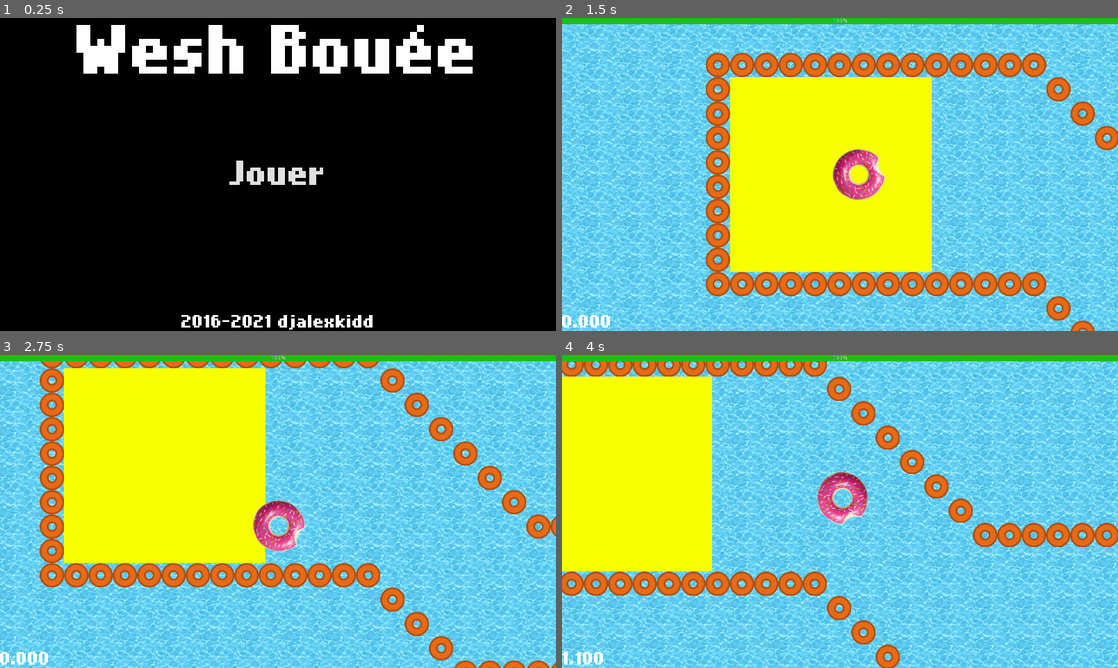
Above: before the commit, frames 1-4 (two rows, left to right).
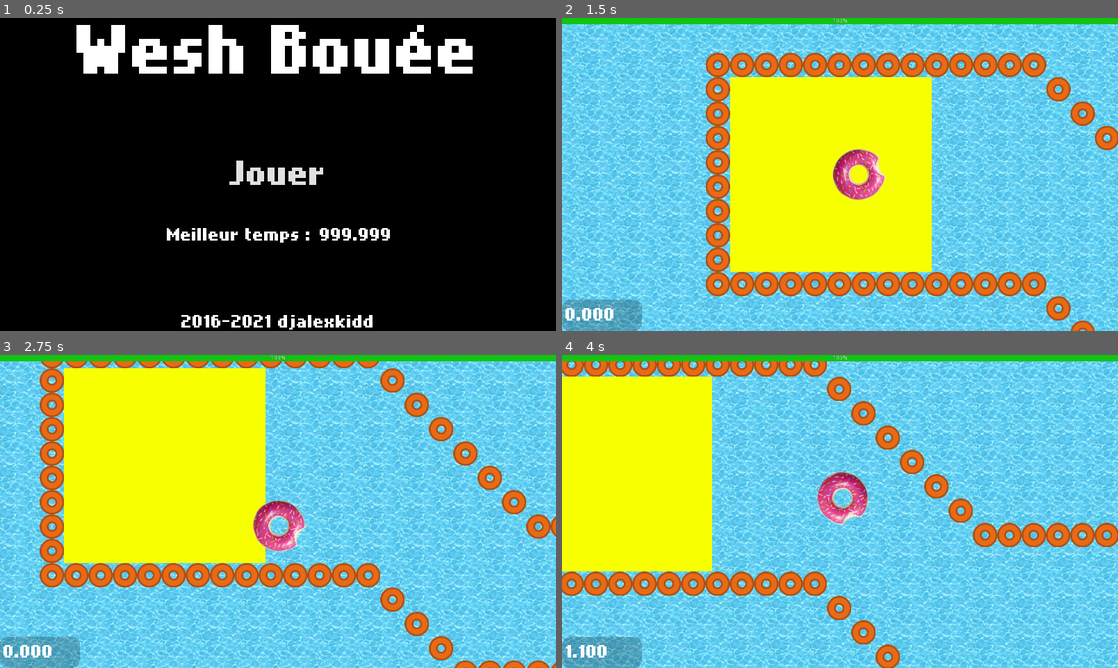
Above: after the commit, the same moments.

Repository: djalexkidd/wesh-bouee
Game: Godot game, scene res://scenes/TitleScreen.tscn
The game is run twice, just before and just after one commit, with the same random seed, the same clock (stepped at 60 frames per second) and the same inputs.
Inputs:
- Up to frame 1 (0.25 s): no input
- Up to frame 2 (1.5 s): click "Jouer" at 0.5 s; hold Right (right) from 1.28 s (still down); hold F (run) from 1.28 s (still down)
- Up to frame 3 (2.75 s): release Right (right) at 2.03 s; release F (run) at 2.03 s; hold Down (down) from 2.03 s (still down); tap F (run) at 2.1 s
- Up to frame 4 (4 s): release Down (down) at 2.78 s; hold Right (right) 2.78-3.53 s; hold F (run) 2.78-3.53 s; hold Up (up) from 3.53 s (still down); tap F (run) at 3.6 s

The runs differ from the first frame. In frame 1, 0.8% of the frame differs, in the area x 30-71%, y 67-72%; in frame 2, 1.4%; in frame 3, 1.4%; in frame 4, 1.4%, in the area x 0-15%, y 90-100%.

Commit message:
Ajout d'un système de sauvegarde pour les high-scores

Diff:
--- a/project.godot
+++ b/project.godot
@@ -13,6 +13,10 @@
 config/name="Wesh Bouée"
 run/main_scene="res://scenes/TitleScreen.tscn"
 config/icon="res://assets/player/bouee.png"
+
+[autoload]
+
+Global="*res://scripts/Global.gd"
 
 [display]
 
--- a/scenes/Game.tscn
+++ b/scenes/Game.tscn
@@ -1,10 +1,11 @@
-[gd_scene load_steps=12 format=2]
+[gd_scene load_steps=14 format=2]
 
 [ext_resource path="res://assets/backgrounds/pool.jpg" type="Texture" id=1]
 [ext_resource path="res://scenes/Player.tscn" type="PackedScene" id=2]
 [ext_resource path="res://assets/tiles/tires_red.png" type="Texture" id=3]
 [ext_resource path="res://scripts/HUD.gd" type="Script" id=4]
 [ext_resource path="res://assets/fonts/nokiafc22.ttf" type="DynamicFontData" id=5]
+[ext_resource path="res://scripts/Game.gd" type="Script" id=6]
 
 [sub_resource type="ConvexPolygonShape2D" id=1]
 points = PoolVector2Array( 56, 56, 0, 56, 0, 0, 56, 0 )
@@ -41,11 +42,19 @@
 [sub_resource type="StyleBoxFlat" id=5]
 bg_color = Color( 1, 0, 0, 1 )
 
-[sub_resource type="DynamicFont" id=6]
+[sub_resource type="StyleBoxFlat" id=6]
+bg_color = Color( 0, 0, 0, 0.219608 )
+corner_radius_top_left = 20
+corner_radius_top_right = 20
+corner_radius_bottom_right = 20
+corner_radius_bottom_left = 20
+
+[sub_resource type="DynamicFont" id=7]
 size = 32
 font_data = ExtResource( 5 )
 
 [node name="Game" type="Node2D"]
+script = ExtResource( 6 )
 
 [node name="ParallaxBackground" type="ParallaxBackground" parent="."]
 
@@ -124,12 +133,24 @@
 "_edit_use_anchors_": false
 }
 
+[node name="Panel" type="Panel" parent="HUD"]
+anchor_top = 1.0
+anchor_bottom = 1.0
+margin_top = -72.0
+margin_right = 184.0
+custom_styles/panel = SubResource( 6 )
+__meta__ = {
+"_edit_use_anchors_": false
+}
+
 [node name="Time" type="Label" parent="HUD"]
 anchor_top = 1.0
 anchor_bottom = 1.0
-margin_top = -40.0
-margin_right = 40.0
-custom_fonts/font = SubResource( 6 )
+margin_left = 8.0
+margin_top = -56.0
+margin_right = 32.0
+margin_bottom = -16.0
+custom_fonts/font = SubResource( 7 )
 text = "#"
 __meta__ = {
 "_edit_use_anchors_": false
@@ -138,4 +159,5 @@
 [connection signal="body_exited" from="Start" to="Player" method="_on_Start_body_exited"]
 [connection signal="body_entered" from="Goal" to="Player" method="_on_Goal_body_entered"]
 [connection signal="bar" from="Player" to="HUD" method="_on_Player_bar"]
+[connection signal="stopwatch" from="Player" to="." method="_on_Player_stopwatch"]
 [connection signal="stopwatch" from="Player" to="HUD" method="_on_Player_stopwatch"]
--- a/scenes/TitleScreen.tscn
+++ b/scenes/TitleScreen.tscn
@@ -52,6 +52,36 @@
 "_edit_use_anchors_": false
 }
 
+[node name="HighScore" type="Label" parent="."]
+anchor_top = 1.0
+anchor_right = 1.0
+anchor_bottom = 1.0
+margin_left = 384.0
+margin_top = -240.0
+margin_right = -580.0
+margin_bottom = -200.0
+custom_fonts/font = SubResource( 2 )
+text = "Meilleur temps :"
+align = 1
+__meta__ = {
+"_edit_use_anchors_": false
+}
+
+[node name="HighScoreValue" type="Label" parent="."]
+anchor_top = 1.0
+anchor_right = 1.0
+anchor_bottom = 1.0
+margin_left = 736.0
+margin_top = -240.0
+margin_right = -388.0
+margin_bottom = -200.0
+custom_fonts/font = SubResource( 2 )
+text = "999.999"
+align = 1
+__meta__ = {
+"_edit_use_anchors_": false
+}
+
 [node name="Button" type="Button" parent="."]
 anchor_left = 0.5
 anchor_top = 0.5
--- /dev/null
+++ b/scripts/Game.gd
@@ -0,0 +1,15 @@
+extends Node2D
+
+func save_highscore():
+	var data = {
+		"highscore" : $HUD.get_time()
+	}
+
+	var save_file = File.new()
+	save_file.open("user://highscores.json", File.WRITE)
+	save_file.store_line(to_json(data))
+	save_file.close()
+
+func _on_Player_stopwatch():
+	if $HUD.time > 1 and $HUD.time < Global.highscore:
+		save_highscore()
--- /dev/null
+++ b/scripts/Global.gd
@@ -0,0 +1,3 @@
+extends Node
+
+var highscore = 999.999
--- a/scripts/HUD.gd
+++ b/scripts/HUD.gd
@@ -8,6 +8,9 @@
 		time += delta
 	$Time.text = "%0.3f" % time
 
+func get_time():
+	return time
+
 func _on_Player_bar():
 	$ProgressBar.value -= 1
 
--- a/scripts/TitleScreen.gd
+++ b/scripts/TitleScreen.gd
@@ -1,4 +1,19 @@
 extends Control
+
+func _ready():
+	load_highscore()
 
 func _on_Button_pressed():
 	get_tree().change_scene("res://scenes/Game.tscn")
+
+func load_highscore():
+	var save_file = File.new()
+	if not save_file.file_exists("user://highscores.json"):
+		return
+
+	save_file.open("user://highscores.json", File.READ)
+	var json_str = save_file.get_as_text()
+	var game_data = JSON.parse(json_str).result
+	$HighScoreValue.text = str(game_data.highscore)
+	Global.highscore = game_data.highscore
+	save_file.close()
